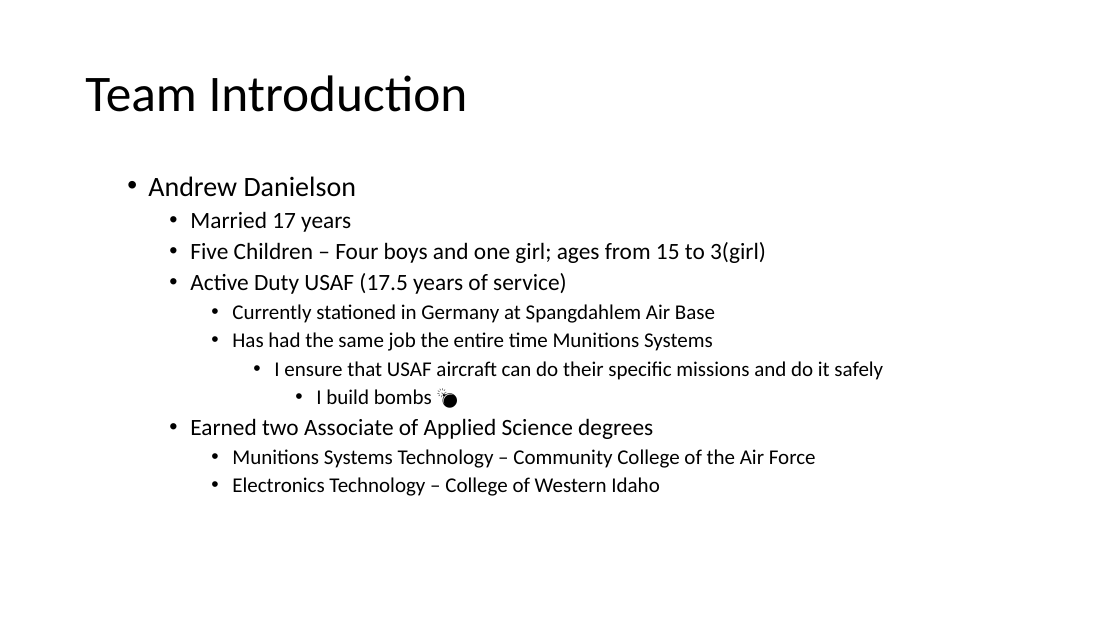
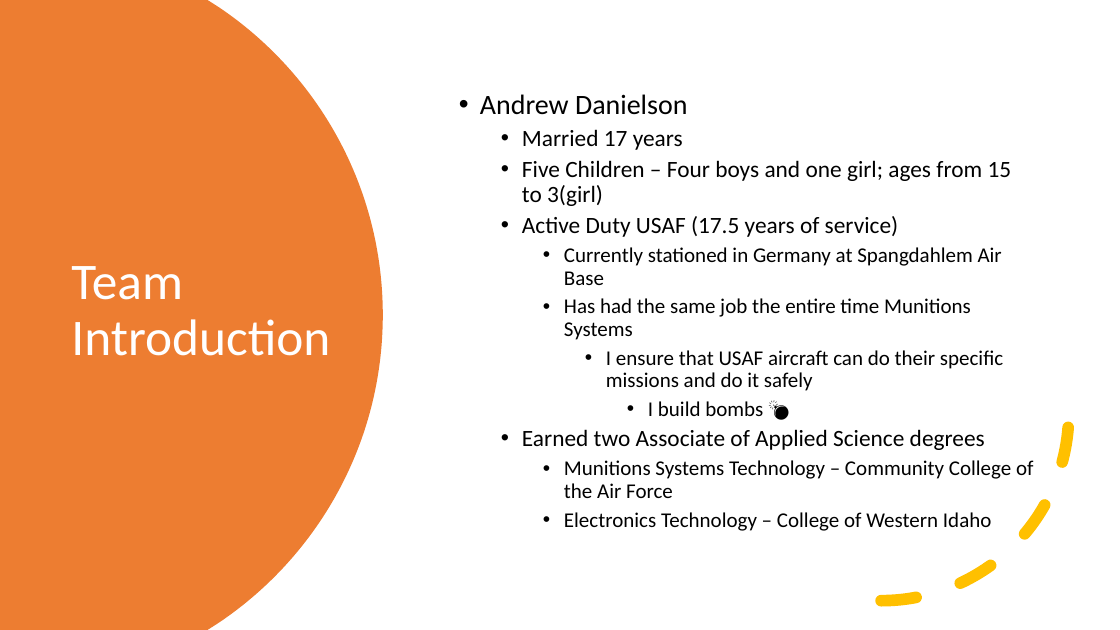
Before and after one commit to joelmichaelavery/Moffat-Bay, a slide deck: slide 3 of CSD460 CAPSTONE PRESENTATION.pptx. Drawn at 1120x630 pixels with LibreOffice and Linux fonts; fonts in the diff are those of the drawing. Boxes give left, top, right and bottom in pixels: in the first picture for what was removed or moved away, otherwise in the second. Text is boxed around its words. In the diff, an @@ line names an element or a change of style, - is before the commit and + after.

```diff
--- a/CSD460 CAPSTONE PRESENTATION.pptx
+++ b/CSD460 CAPSTONE PRESENTATION.pptx
@@ freeform shape added at box(0, 0, 383, 630), fill #ED7D31 @@
@@ text "Andrew Danielson": place and size @@
-text "Andrew Danielson" at box(148, 176, 883, 496)
+text "Andrew Danielson" at box(480, 94, 1033, 531)
@@ text "Andrew Danielson" at box(480, 94, 1033, 531): vertical alignment top to middle @@
@@ title "Team Introduction": place and size @@
-title "Team Introduction" at box(85, 75, 468, 112)
+title "Team Introduction" at box(71, 266, 330, 356)
@@ title "Team Introduction" at box(71, 266, 330, 356): text colour #000000 to #FFFFFF @@
@@ arc (boxed as its full ellipse) added at box(694, 226, 1070, 602), outline #FFC000 10 pt dashed @@
```
Also in this commit, not shown: 14 other slides changed.
